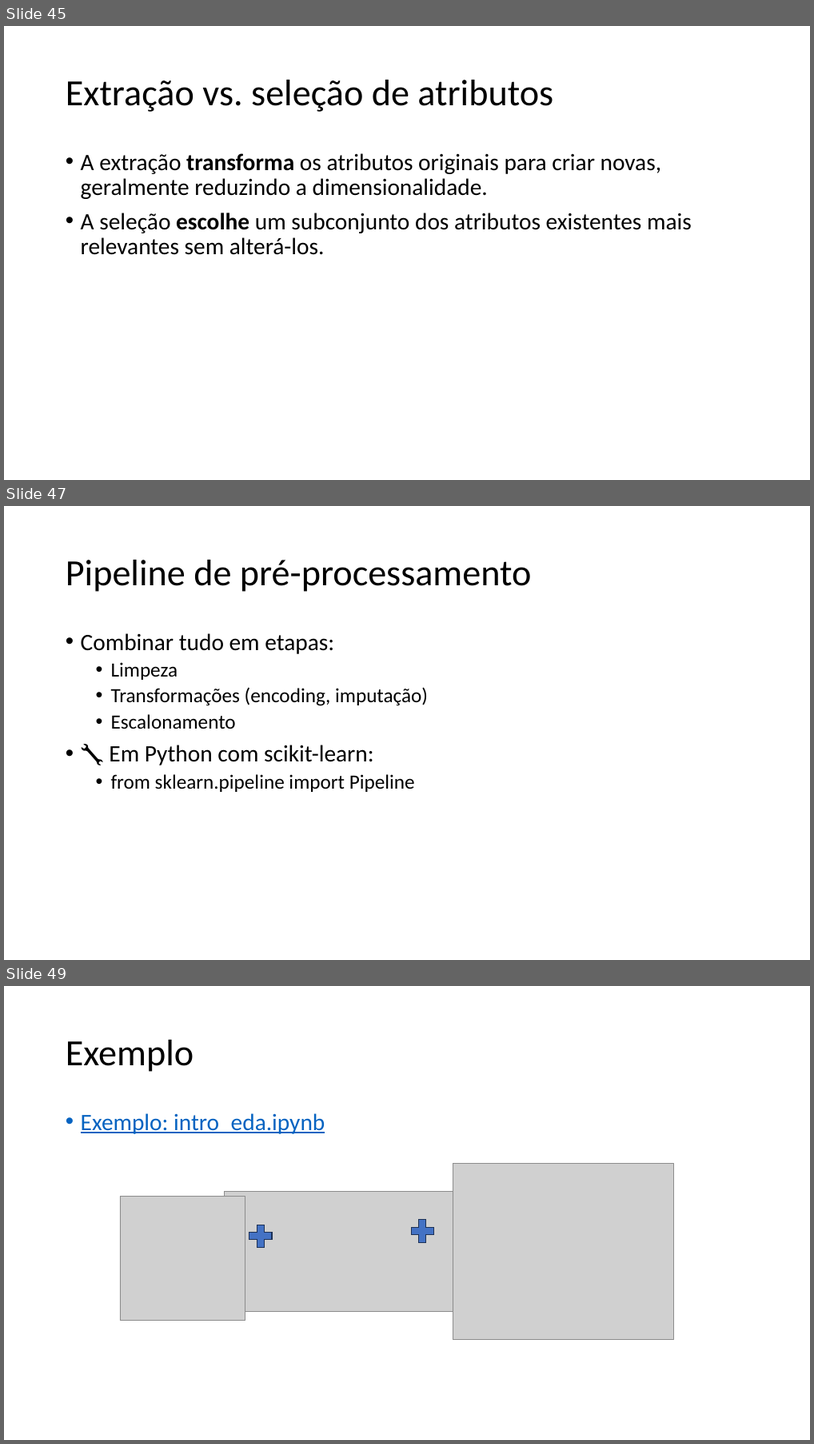
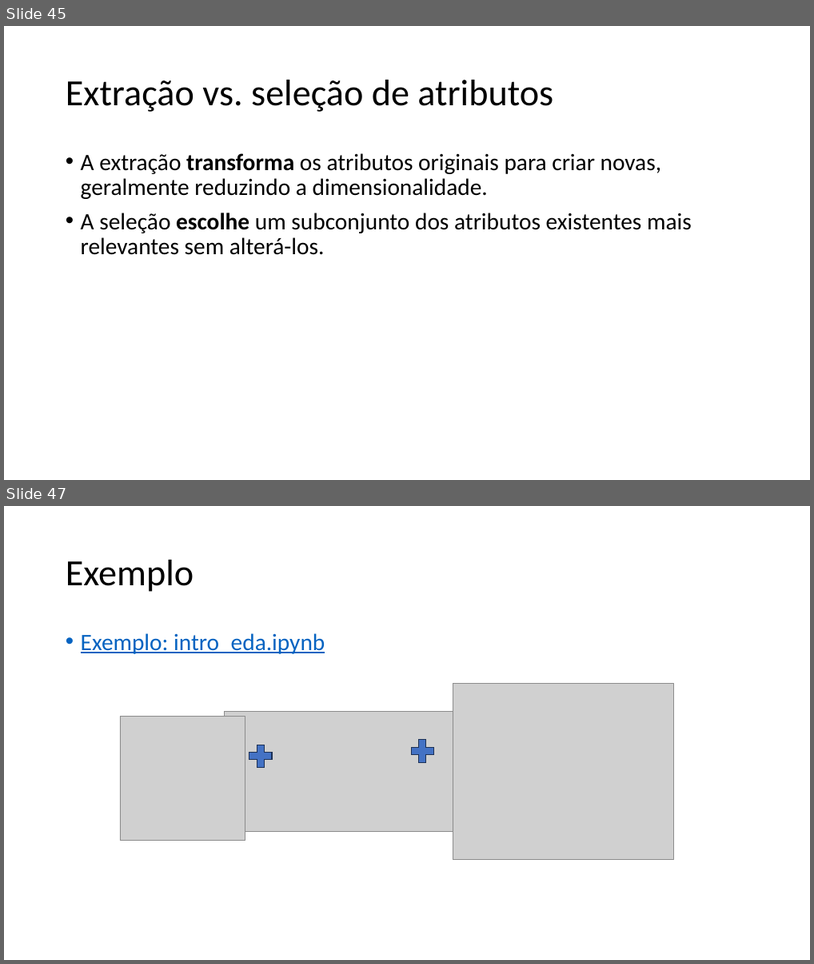
Before and after one commit to zz4fap/c24_inteligencia_artificial, a slide deck: slides/C24_Transformações.pptx. Shown one above the other, each under a label of ours: slides 45, 47 and 49 before the commit, slides 45 and 47 after it; the slides between them are not shown. The pictures are 814x1444 and 814x964 pixels, drawn with LibreOffice and Linux fonts; fonts in the diff are those of the drawing; grey boxes stand for pictures. Boxes give left, top, right and bottom in pixels: in the first picture for what was removed or moved away, otherwise in the second. Text is boxed around its words. In the diff, an @@ line names an element or a change of style, - is before the commit and + after.

```diff
--- a/slides/C24_Transformações.pptx
+++ b/slides/C24_Transformações.pptx
@@ slide 47 removed at (4,506,810,960), background #FFFFFF @@
@@ title removed at (66,560,532,592) @@
-Pipeline de pré-processamento
@@ text removed at (81,633,428,792) @@
-• Combinar tudo em etapas:
-  • Limpeza
-  • Transformações (encoding, imputação)
-  • Escalonamento
-• 🔧 Em Python com scikit-learn:
-  • from sklearn.pipeline import Pipeline
@@ what was slide 49 is now slide 47 @@
```
Also in this commit, not shown: 6 slides changed, 2 slides added, 3 other slides removed.
